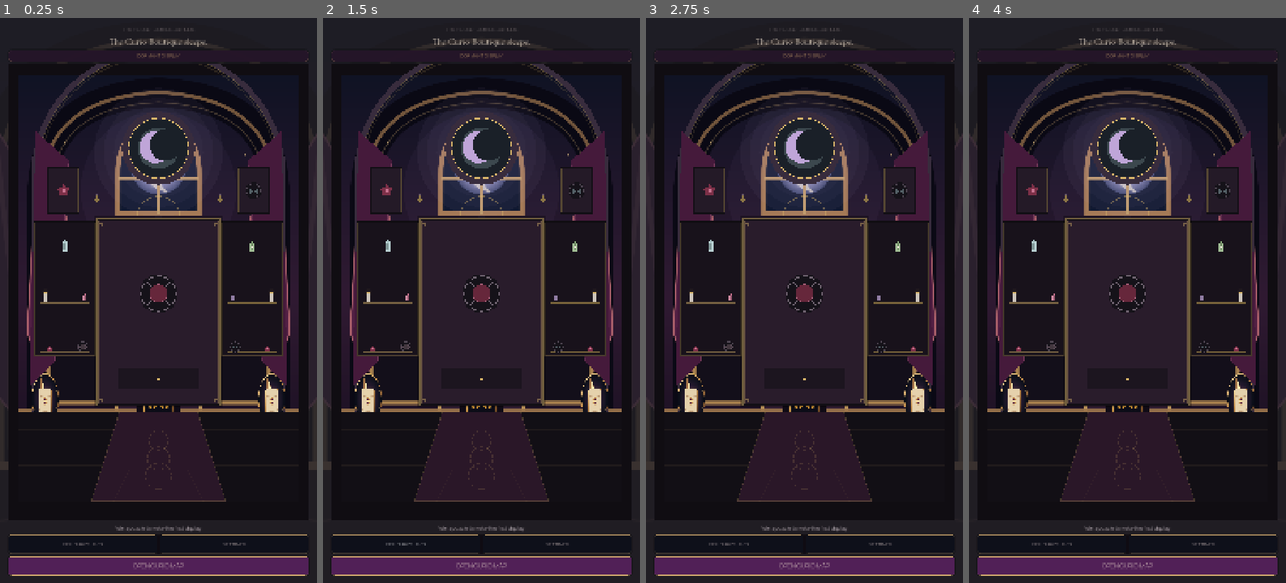
Above: before the commit, frames 1-4 (left to right).
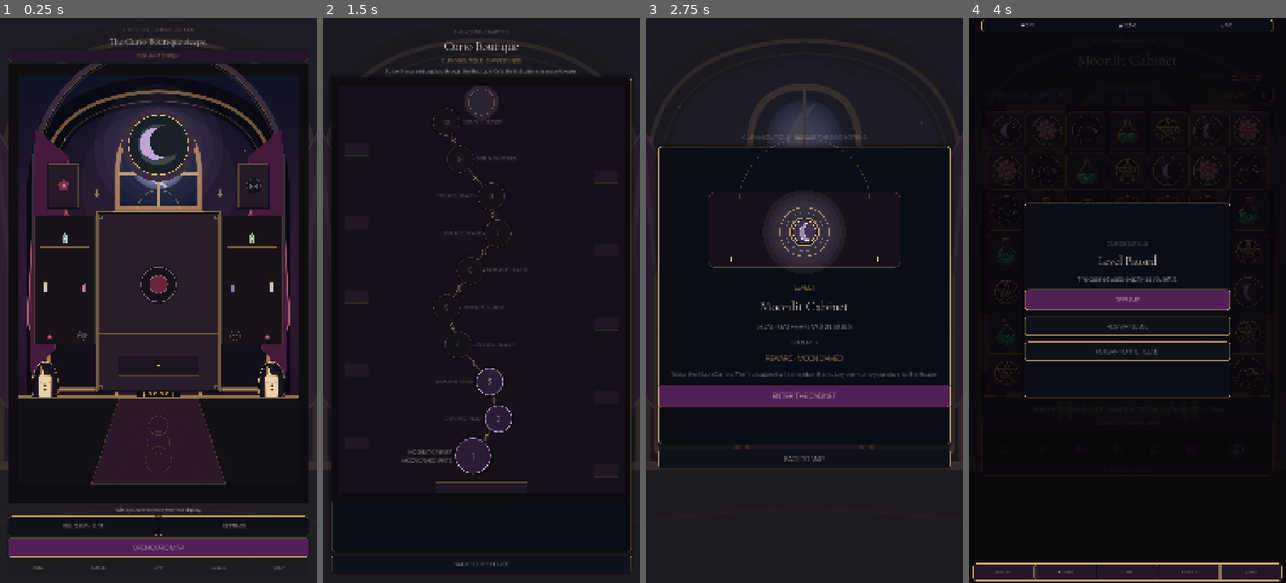
Above: after the commit, the same moments.

Repository: Jay-prodesign/akilta-match3
Game: Godot game, scene res://src/app/app_bootstrap.tscn
Two runs of this game, one before a commit and one after it. Both use one fixed random seed, a clock stepped at 60 frames per second and the inputs below.
Inputs (mouse positions are in pixels of both pictures, inside the frame that each line leads up to):
- Up to frame 1 (0.25 s): no input
- Up to frame 2 (1.5 s): click "OPEN CURIO MAP" at 0.5 s; click (405, 543) at 1.25 s, where only the run before the commit has a clickable "RELIQUARY · 0 / 3"
- Up to frame 3 (2.75 s): click (794, 458) at 2 s, where only the run after the commit has a clickable "1"
- Up to frame 4 (4 s): click (1127, 396) at 2.75 s, where only the run after the commit has a clickable "ENTER THE CABINET"; click (1263, 97) at 3.5 s, where only the run after the commit has a clickable "Ⅱ"

The runs differ from the first frame. In frame 1, 17% of the frame differs, in the area x 2-98%, y 8-99%; in frame 2, 21%; in frame 3, 35%; in frame 4, 47%, in the area x 0-100%, y 0-100%.
Error before the commit: Parse Error: Cannot infer the type of "has_started" variable because the value doesn't have a set type. (res://src/ui/home/house_home.gd:73)

Commit message:
fix(home): type continue CTA state in both refresh and press handlers

Diff:
--- a/src/ui/home/house_home.gd
+++ b/src/ui/home/house_home.gd
@@ -70,7 +70,7 @@
 	if available_level_count < 1:
 		return
 	var next_level := int(progress.highest_level_unlocked) if progress != null else 1
-	var has_started := progress != null and not progress.completed_levels.is_empty()
+	var has_started: bool = progress != null and not progress.completed_levels.is_empty()
 	if has_started and next_level > 1 and next_level <= available_level_count:
 		play_requested.emit(next_level)
 	else:
